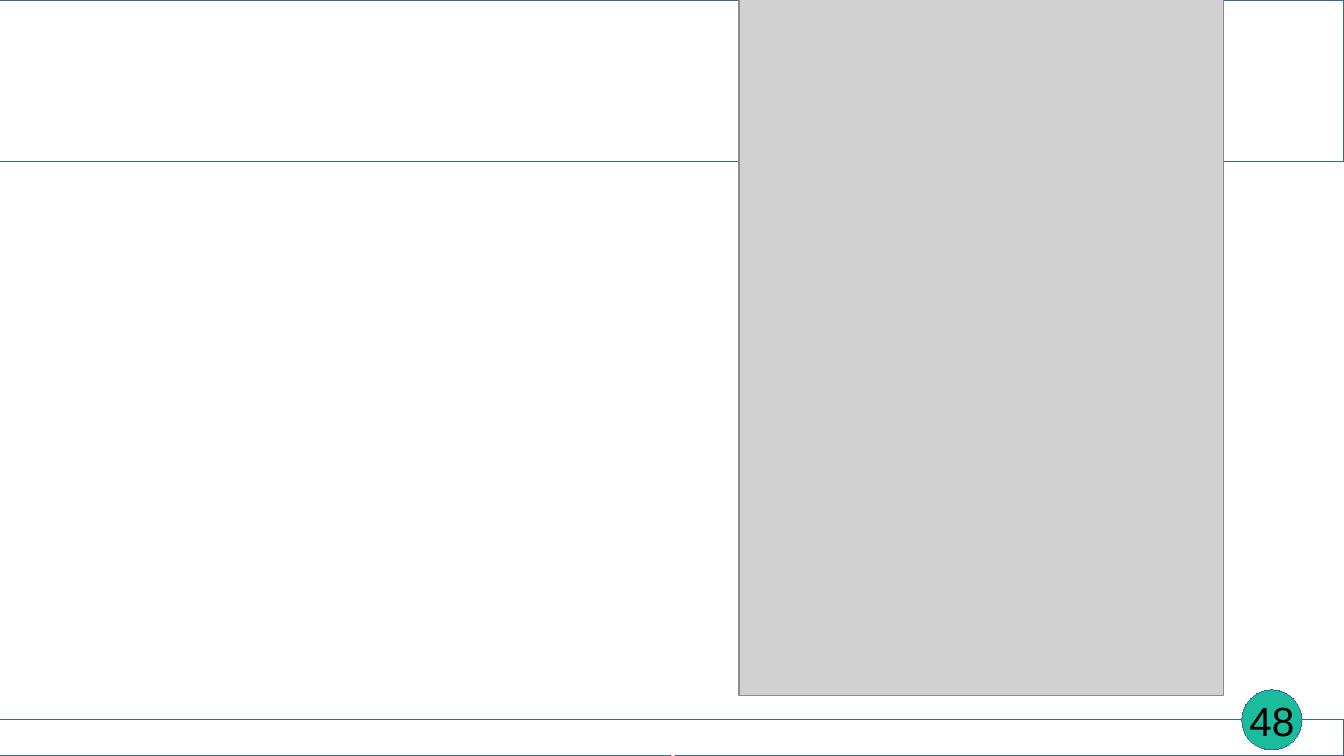
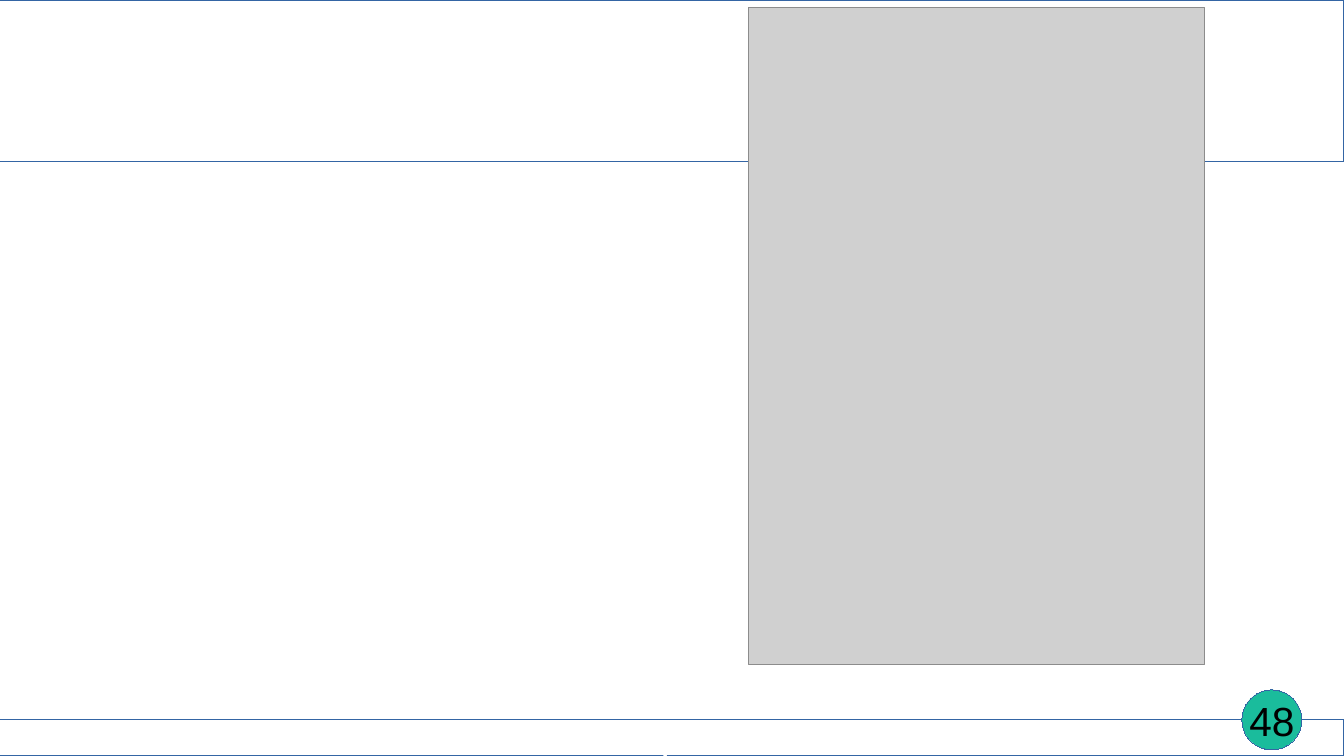
Before and after one commit to EmmaBroudic/Projet-Nooky, a slide deck: slide 48 of doc/Nooky4.odp. Drawn at 1344x756 pixels with LibreOffice and Linux fonts; fonts in the diff are those of the drawing; grey boxes stand for pictures. Boxes give left, top, right and bottom in pixels: in the first picture for what was removed or moved away, otherwise in the second. Text is boxed around its words. In the diff, an @@ line names an element or a change of style, - is before the commit and + after.

```diff
--- a/doc/Nooky4.odp
+++ b/doc/Nooky4.odp
@@ picture: place and size @@
-picture at [739,0,1224,696]
+picture at [749,7,1205,665]
@@ text at [487,755,856,756]: text changed @@
-Partie 6 : l'implémentation
+Partie 6 : Implémentation
```
Also in this commit, not shown: 56 other slides changed, 4 slides added, 15 other files.
